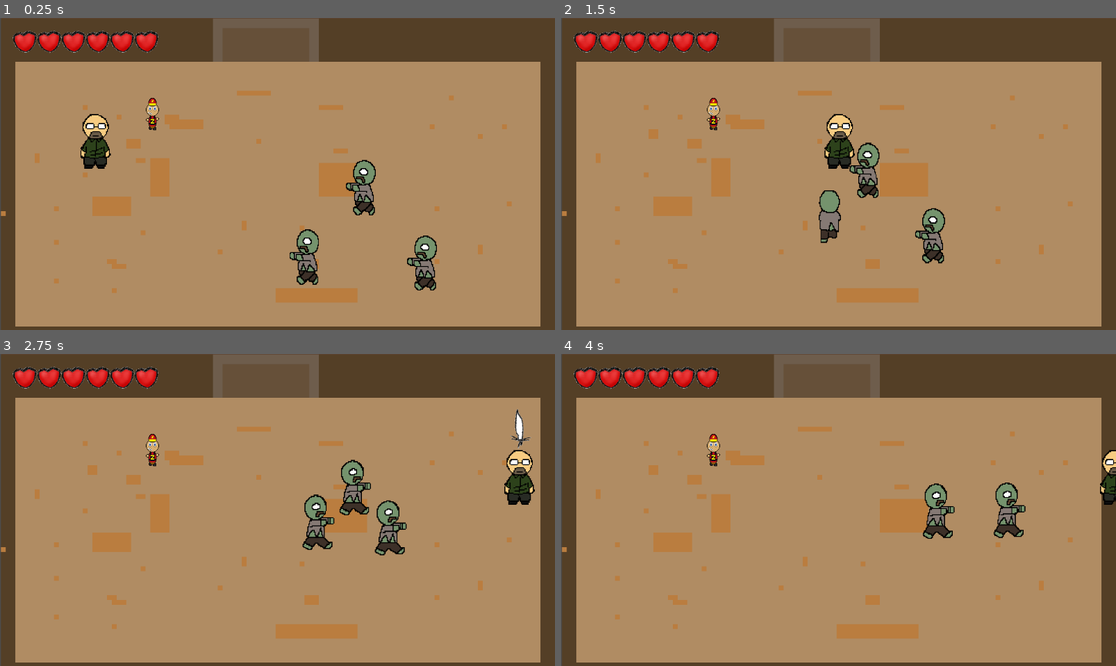
Above: before the commit, frames 1-4 (two rows, left to right).
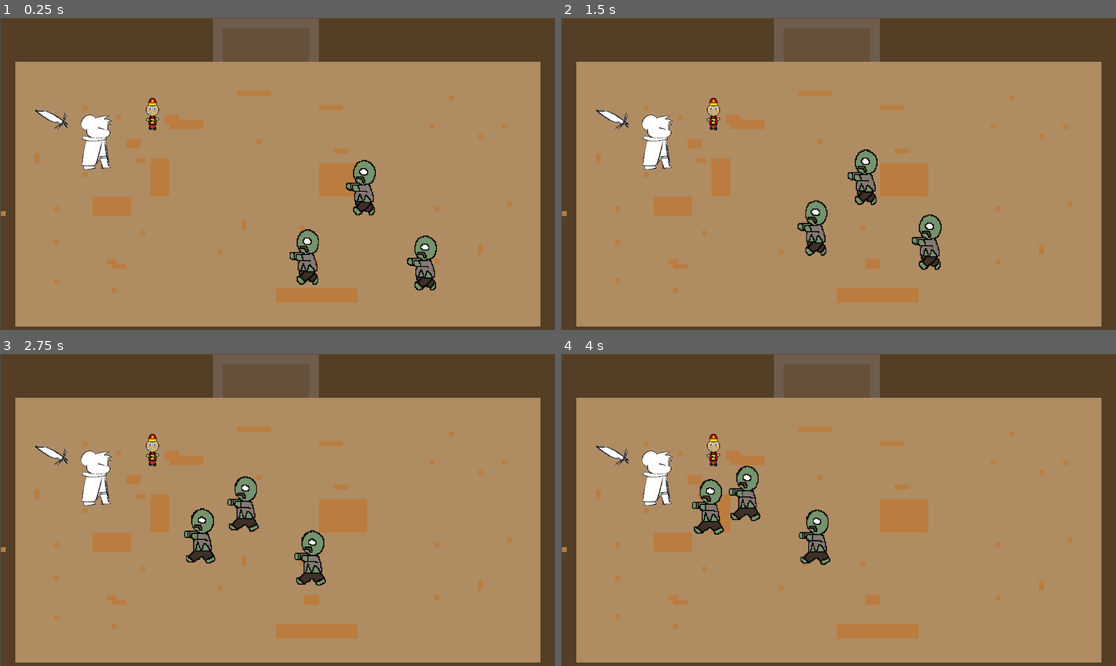
Above: after the commit, the same moments.

Repository: bcorrigall/ratknight
Game: Godot game, scene res://main.tscn
Same seed, same stepped clock (60 frames per second), same inputs: the game is played once before the commit and once after it. The engine's default icon, where the game draws it, is replaced by a stand-in: a white triangle on a blue panel in a dark square.
Inputs (mouse positions are in pixels of both pictures, inside the frame that each line leads up to):
- Up to frame 1 (0.25 s): no input
- Up to frame 2 (1.5 s): move the mouse to (960, 158) at 0.52 s; hold Right (move_right) 0.53-1.28 s; hold Shift (dash) 0.53-1.28 s; move the mouse to (727, 189) at 1.27 s; hold S (move_down) from 1.28 s (still down); tap J (attack_light) at 1.35 s
- Up to frame 3 (2.75 s): tap Shift (dash) at 1.55, 2.3 s; move the mouse to (333, 441) at 2.02 s; release S (move_down) at 2.03 s; hold Right (move_right) from 2.03 s (still down); hold K (attack_spin) from 2.03 s (still down)
- Up to frame 4 (4 s): move the mouse to (810, 572) at 2.77 s; release Right (move_right) at 2.78 s; release K (attack_spin) at 2.78 s; hold Up (move_up) 2.78-3.53 s; tap Shift (dash) at 2.85, 3.8 s; move the mouse to (1005, 556) at 3.52 s; press the mouse at (1005, 556) at 3.53 s; hold A (move_left) from 3.53 s (still down)

The runs differ from the first frame. In frame 1, 2.3% of the frame differs, in the area x 2-29%, y 4-49%; in frame 2, 5.4%; in frame 3, 6.9%, in the area x 2-97%, y 4-75%; in frame 4, 5.9%.
Error before the commit: Attempt to call function 'start' in base 'null instance' on a null instance. (res://playerMovement.gd:51)
Error after the commit: Parse Error: Variable "dash_cooldown" has the same name as a previously declared variable. (res://playerMovement.gd:28)

Commit message:
Revert "trap update 2"
This reverts commit 1a56a74b1ff2176014f9fe213e37bd1d3a887e71.

Diff:
--- a/playerMovement.gd
+++ b/playerMovement.gd
@@ -7,7 +7,10 @@
 @onready var weapon= $Weapon
 
 var health = 120
+var dash_timed_out
+var dash_cooldown =  0.5
 var trap_slowdown = 1
+var dash_speed = 900
 
 var knockback_pos= Vector2.ZERO
 var can_control = true
@@ -170,10 +173,12 @@
 
 		print("hit")
 		get_parent().hud.get_node("HeartContainer").updateHearts(health)
+		var direction = (body.global_position - global_position).normalized() * 100
+		position = global_position - direction
 		$Invinciblilty.start(invincibility_time)
 		invincible = true
 
-	elif (body.name.find("trap") and invincible == false and in_dash == false):
+	elif (body.name.find("trap")):
 		health -= body.damage
 		speed = 100
 		$Timer.start(trap_slowdown)
--- a/the_rat.tscn
+++ b/the_rat.tscn
@@ -1,73 +1,391 @@
-[gd_scene load_steps=23 format=3 uid="uid://ct7akgrsmoosc"]
+[gd_scene load_steps=89 format=3 uid="uid://ct7akgrsmoosc"]
 
 [ext_resource type="Script" path="res://playerMovement.gd" id="1_8mm2x"]
-[ext_resource type="Texture2D" uid="uid://d1c7cuou8b4im" path="res://assets/test/mainCharacter/back/back1.png" id="1_a6k5y"]
-[ext_resource type="Texture2D" uid="uid://03sq0dp06qob" path="res://assets/test/mainCharacter/back/back2.png" id="2_2ql7o"]
-[ext_resource type="Texture2D" uid="uid://0353hti0s82t" path="res://assets/test/mainCharacter/back/back3.png" id="3_l7yk0"]
-[ext_resource type="Texture2D" uid="uid://b4d2g33dtrirw" path="res://assets/test/mainCharacter/front/front1.png" id="4_x3y8r"]
-[ext_resource type="Texture2D" uid="uid://cuqkbotp5dsvh" path="res://assets/test/mainCharacter/front/front2.png" id="5_iwjf3"]
-[ext_resource type="Texture2D" uid="uid://cpti310mq77kt" path="res://assets/test/mainCharacter/front/front3.png" id="6_frlox"]
-[ext_resource type="Texture2D" uid="uid://bfo7aktf4jddi" path="res://assets/test/mainCharacter/right/right1.png" id="7_s4uar"]
-[ext_resource type="Texture2D" uid="uid://bg2cpp7ij8jva" path="res://assets/test/mainCharacter/right/right2.png" id="8_elamt"]
-[ext_resource type="Texture2D" uid="uid://cuwi3q0x2i4ht" path="res://assets/test/mainCharacter/right/right3.png" id="9_7q0vq"]
-[ext_resource type="Texture2D" uid="uid://dwt4fukvwf6og" path="res://assets/test/mainCharacter/right/right4.png" id="10_qof45"]
-[ext_resource type="Texture2D" uid="uid://cdxvgly4asu1i" path="res://assets/test/mainCharacter/right/right5.png" id="11_i1m4i"]
+[ext_resource type="Texture2D" uid="uid://btsxflqogrgjs" path="res://assets/theRat/Attack_back/1.png" id="2_ttg8v"]
+[ext_resource type="Texture2D" uid="uid://cmko4i6yc75ud" path="res://assets/theRat/Attack_back/2.png" id="3_fm5bq"]
+[ext_resource type="Texture2D" uid="uid://byr2fvot2kx1o" path="res://assets/theRat/Attack_back/3.png" id="4_dmkae"]
+[ext_resource type="Texture2D" uid="uid://dpwqb0aq7bqy" path="res://assets/theRat/Attack_back/4.png" id="5_8ycfu"]
+[ext_resource type="Texture2D" uid="uid://cl38xjtugt70g" path="res://assets/theRat/Attack_back/5.png" id="6_sw805"]
+[ext_resource type="Texture2D" uid="uid://dglq1f2qa6s3k" path="res://assets/theRat/Attack_back/6.png" id="7_lpswj"]
+[ext_resource type="Texture2D" uid="uid://c7p83ptugw4py" path="res://assets/theRat/Attack_back/7.png" id="8_2kh3y"]
+[ext_resource type="Texture2D" uid="uid://btgd6k1xlp6ra" path="res://assets/theRat/Attack_front/1.png" id="9_nk8p3"]
+[ext_resource type="Texture2D" uid="uid://hm271ewbgfsy" path="res://assets/theRat/Attack_front/2.png" id="10_h0bv6"]
+[ext_resource type="Texture2D" uid="uid://bigeexuk6fkn5" path="res://assets/theRat/Attack_front/3.png" id="11_dkj5f"]
+[ext_resource type="Texture2D" uid="uid://dh1oexbxow5en" path="res://assets/theRat/Attack_front/4.png" id="12_8k6uw"]
 [ext_resource type="PackedScene" uid="uid://bsnf7mnfrii3c" path="res://weapon.tscn" id="13_5ikvp"]
-
-[sub_resource type="SpriteFrames" id="SpriteFrames_63iob"]
-animations = [{
-"frames": [{
-"duration": 1.0,
-"texture": ExtResource("1_a6k5y")
-}, {
-"duration": 1.0,
-"texture": ExtResource("2_2ql7o")
-}, {
-"duration": 1.0,
-"texture": ExtResource("3_l7yk0")
-}],
-"loop": true,
-"name": &"back",
-"speed": 5.0
-}, {
-"frames": [{
-"duration": 1.0,
-"texture": ExtResource("4_x3y8r")
-}, {
-"duration": 1.0,
-"texture": ExtResource("5_iwjf3")
-}, {
-"duration": 1.0,
-"texture": ExtResource("6_frlox")
-}],
-"loop": true,
-"name": &"front",
-"speed": 5.0
-}, {
-"frames": [{
-"duration": 1.0,
-"texture": ExtResource("7_s4uar")
-}, {
-"duration": 1.0,
-"texture": ExtResource("8_elamt")
-}, {
-"duration": 1.0,
-"texture": ExtResource("9_7q0vq")
-}, {
-"duration": 1.0,
-"texture": ExtResource("10_qof45")
-}, {
-"duration": 1.0,
-"texture": ExtResource("11_i1m4i")
-}],
-"loop": true,
-"name": &"right",
-"speed": 5.0
-}]
+[ext_resource type="Texture2D" uid="uid://dsy5wb7b7jem6" path="res://assets/theRat/Attack_front/5.png" id="13_wltrs"]
+[ext_resource type="Texture2D" uid="uid://bi6pa2s8hvhyg" path="res://assets/theRat/Attack_front/6.png" id="14_1i5yj"]
+[ext_resource type="Texture2D" uid="uid://dyd5opsgpjsfc" path="res://assets/theRat/Attack_front/7.png" id="15_7f42b"]
+[ext_resource type="Texture2D" uid="uid://d624dbiyq3q6" path="res://assets/theRat/Attack_side/1.png" id="16_cxykj"]
+[ext_resource type="Texture2D" uid="uid://dnn0vmw64w2e0" path="res://assets/theRat/Attack_side/2.png" id="17_cpx4x"]
+[ext_resource type="Texture2D" uid="uid://bbvgw4tj7qiaa" path="res://assets/theRat/Attack_side/3.png" id="18_faaxx"]
+[ext_resource type="Texture2D" uid="uid://cepayxeh2frtq" path="res://assets/theRat/Attack_side/4.png" id="19_r385g"]
+[ext_resource type="Texture2D" uid="uid://dipydihua6r5g" path="res://assets/theRat/Attack_side/5.png" id="20_qb2yh"]
+[ext_resource type="Texture2D" uid="uid://b7qx31vv3pv1d" path="res://assets/theRat/Attack_side/6.png" id="21_engkn"]
+[ext_resource type="Texture2D" uid="uid://7s31a3l2b4r1" path="res://assets/theRat/Attack_side/7.png" id="22_vbexx"]
+[ext_resource type="Texture2D" uid="uid://bnt0fec07n0me" path="res://assets/theRat/Attack_side/8.png" id="23_6pmo4"]
+[ext_resource type="Texture2D" uid="uid://bva0kpxbvjl8q" path="res://assets/theRat/Dash_back/1.png" id="24_jhiuo"]
+[ext_resource type="Texture2D" uid="uid://dfu4b8746io15" path="res://assets/theRat/Dash_back/2.png" id="25_wv4fg"]
+[ext_resource type="Texture2D" uid="uid://5drkglydmdma" path="res://assets/theRat/Dash_back/3.png" id="26_rxrvi"]
+[ext_resource type="Texture2D" uid="uid://b7vy0kr2xcqvp" path="res://assets/theRat/Dash_back/4.png" id="27_c4rls"]
+[ext_resource type="Texture2D" uid="uid://cfdpg5cq1cvq0" path="res://assets/theRat/Dash_back/5.png" id="28_ddvog"]
+[ext_resource type="Texture2D" uid="uid://bm1l7sc3gxu5p" path="res://assets/theRat/Dash_back/6.png" id="29_s3ixn"]
+[ext_resource type="Texture2D" uid="uid://dat1np6femli3" path="res://assets/theRat/Dash_back/7.png" id="30_5xngw"]
+[ext_resource type="Texture2D" uid="uid://dghnxwuclvmt3" path="res://assets/theRat/Dash_back/8.png" id="31_u83wv"]
+[ext_resource type="Texture2D" uid="uid://d2msxvjhbxavm" path="res://assets/theRat/Dash_front/1.png" id="32_1lln7"]
+[ext_resource type="Texture2D" uid="uid://d13kjf2vn5p20" path="res://assets/theRat/Dash_front/2.png" id="33_qy3hy"]
+[ext_resource type="Texture2D" uid="uid://cggfa4wneg0cg" path="res://assets/theRat/Dash_front/3.png" id="34_4dedm"]
+[ext_resource type="Texture2D" uid="uid://y6rmj0xefim" path="res://assets/theRat/Dash_front/4.png" id="35_udksq"]
+[ext_resource type="Texture2D" uid="uid://c0830n7cvbpo4" path="res://assets/theRat/Dash_front/5.png" id="36_n602j"]
+[ext_resource type="Texture2D" uid="uid://bkkvdvi4wxra4" path="res://assets/theRat/Dash_front/6.png" id="37_lt2a7"]
+[ext_resource type="Texture2D" uid="uid://dbqgrb6oy6gpi" path="res://assets/theRat/Dash_front/7.png" id="38_jl5vx"]
+[ext_resource type="Texture2D" uid="uid://dwuvujhguiif2" path="res://assets/theRat/Dash_side/1.png" id="39_kpy4v"]
+[ext_resource type="Texture2D" uid="uid://x6twc51hwj0n" path="res://assets/theRat/Dash_side/2.png" id="40_rgsua"]
+[ext_resource type="Texture2D" uid="uid://dah4rf6n07co3" path="res://assets/theRat/Dash_side/3.png" id="41_jk35m"]
+[ext_resource type="Texture2D" uid="uid://cu1vtgtgvxpun" path="res://assets/theRat/Dash_side/4.png" id="42_e7id5"]
+[ext_resource type="Texture2D" uid="uid://c2qalgdxo80qu" path="res://assets/theRat/Dash_side/5.png" id="43_m5qwd"]
+[ext_resource type="Texture2D" uid="uid://dew1qhucir143" path="res://assets/theRat/Dash_side/6.png" id="44_oxy77"]
+[ext_resource type="Texture2D" uid="uid://btu2jqtjiysf6" path="res://assets/theRat/Dash_side/7.png" id="45_ttnrg"]
+[ext_resource type="Texture2D" uid="uid://beq12x3tbdkxj" path="res://assets/theRat/Dash_side/8.png" id="46_2ek5h"]
+[ext_resource type="Texture2D" uid="uid://dnekou5mlwu87" path="res://assets/theRat/Move_back/1.png" id="47_khrvr"]
+[ext_resource type="Texture2D" uid="uid://bdxmo3l76twvx" path="res://assets/theRat/Move_back/2.png" id="48_hh50k"]
+[ext_resource type="Texture2D" uid="uid://kiyomkp8oe4j" path="res://assets/theRat/Move_back/3.png" id="49_mf75w"]
+[ext_resource type="Texture2D" uid="uid://cgxtubnngley8" path="res://assets/theRat/Move_back/4.png" id="50_7qjwd"]
+[ext_resource type="Texture2D" uid="uid://p4wc40dxbhv6" path="res://assets/theRat/Move_back/5.png" id="51_ivenf"]
+[ext_resource type="Texture2D" uid="uid://d4jbicuwabc05" path="res://assets/theRat/Move_back/6.png" id="52_eqnmu"]
+[ext_resource type="Texture2D" uid="uid://blvd840n3l4sl" path="res://assets/theRat/Move_back/7.png" id="53_vmtin"]
+[ext_resource type="Texture2D" uid="uid://bj3i8u1kewe3o" path="res://assets/theRat/Move_back/8.png" id="54_40eip"]
+[ext_resource type="Texture2D" uid="uid://cer1wpterfo66" path="res://assets/theRat/Move_front/1.png" id="55_qr65y"]
+[ext_resource type="Texture2D" uid="uid://cqwtqj5luuf6y" path="res://assets/theRat/Move_front/2.png" id="56_17w0j"]
+[ext_resource type="Texture2D" uid="uid://b8l25h2nwdb72" path="res://assets/theRat/Move_front/3.png" id="57_4v12n"]
+[ext_resource type="Texture2D" uid="uid://cootg4c2dd3nd" path="res://assets/theRat/Move_front/4.png" id="58_6s2yw"]
+[ext_resource type="Texture2D" uid="uid://b2ufu80kdhhaq" path="res://assets/theRat/Move_front/5.png" id="59_1rtxw"]
+[ext_resource type="Texture2D" uid="uid://cmbsijb71ww4v" path="res://assets/theRat/Move_front/6.png" id="60_ruqte"]
+[ext_resource type="Texture2D" uid="uid://bub4tbjp6ghiq" path="res://assets/theRat/Move_front/7.png" id="61_rdur0"]
+[ext_resource type="Texture2D" uid="uid://2fmadtgexvam" path="res://assets/theRat/Move_front/8.png" id="62_2ycui"]
+[ext_resource type="Texture2D" uid="uid://b4our32avafc" path="res://assets/theRat/Move_side/1.png" id="63_d4dwd"]
+[ext_resource type="Texture2D" uid="uid://b7mtjohvp0rtk" path="res://assets/theRat/Move_side/2.png" id="64_7hop6"]
+[ext_resource type="Texture2D" uid="uid://dvygbdl2od3u5" path="res://assets/theRat/Move_side/3.png" id="65_7b1ww"]
+[ext_resource type="Texture2D" uid="uid://losshjlan213" path="res://assets/theRat/Move_side/4.png" id="66_03gxe"]
+[ext_resource type="Texture2D" uid="uid://cgjtgrliimj0u" path="res://assets/theRat/Move_side/5.png" id="67_w7s3t"]
+[ext_resource type="Texture2D" uid="uid://cnbk12qetnjy6" path="res://assets/theRat/Move_side/6.png" id="68_ieiiu"]
+[ext_resource type="Texture2D" uid="uid://b4oedun0wdj4y" path="res://assets/theRat/Move_side/7.png" id="69_mxugu"]
+[ext_resource type="Texture2D" uid="uid://buq8h2k7ec1mb" path="res://assets/theRat/Move_side/8.png" id="70_n5lc6"]
+[ext_resource type="Texture2D" uid="uid://jy7t741xot67" path="res://assets/theRat/Move_side/9.png" id="71_ixey6"]
+[ext_resource type="Texture2D" uid="uid://defvc1d3620n3" path="res://assets/theRat/Move_side/10.png" id="72_mtkcb"]
+[ext_resource type="Texture2D" uid="uid://brid87lisdi0q" path="res://assets/theRat/Move_side/11.png" id="73_olf0d"]
+[ext_resource type="Texture2D" uid="uid://b66ry6ditmb65" path="res://assets/theRat/Move_side/12.png" id="74_fhfcm"]
+[ext_resource type="Texture2D" uid="uid://dufvfhgbhkobd" path="res://assets/theRat/Move_side/13.png" id="75_dvhfp"]
+[ext_resource type="Texture2D" uid="uid://bbwf02pl0ug6c" path="res://assets/theRat/Move_side/14.png" id="76_o3rcm"]
+[ext_resource type="Texture2D" uid="uid://b776f251fdwcl" path="res://assets/theRat/Move_side/15.png" id="77_1ldn8"]
+[ext_resource type="Texture2D" uid="uid://dv5mlau8alj32" path="res://assets/theRat/Move_side/16.png" id="78_r2lx0"]
 
 [sub_resource type="CapsuleShape2D" id="CapsuleShape2D_vciue"]
 radius = 133.333
 height = 600.0
+
+[sub_resource type="SpriteFrames" id="SpriteFrames_63iob"]
+animations = [{
+"frames": [{
+"duration": 1.0,
+"texture": ExtResource("2_ttg8v")
+}, {
+"duration": 1.0,
+"texture": ExtResource("3_fm5bq")
+}, {
+"duration": 1.0,
+"texture": ExtResource("4_dmkae")
+}, {
+"duration": 1.0,
+"texture": ExtResource("5_8ycfu")
+}, {
+"duration": 1.0,
+"texture": ExtResource("6_sw805")
+}, {
+"duration": 1.0,
+"texture": ExtResource("7_lpswj")
+}, {
+"duration": 1.0,
+"texture": ExtResource("8_2kh3y")
+}],
+"loop": true,
+"name": &"attack_back",
+"speed": 12.0
+}, {
+"frames": [{
+"duration": 1.0,
+"texture": ExtResource("9_nk8p3")
+}, {
+"duration": 1.0,
+"texture": ExtResource("10_h0bv6")
+}, {
+"duration": 1.0,
+"texture": ExtResource("11_dkj5f")
+}, {
+"duration": 1.0,
+"texture": ExtResource("12_8k6uw")
+}, {
+"duration": 1.0,
+"texture": ExtResource("13_wltrs")
+}, {
+"duration": 1.0,
+"texture": ExtResource("14_1i5yj")
+}, {
+"duration": 1.0,
+"texture": ExtResource("15_7f42b")
+}],
+"loop": true,
+"name": &"attack_front",
+"speed": 12.0
+}, {
+"frames": [{
+"duration": 1.0,
+"texture": ExtResource("16_cxykj")
+}, {
+"duration": 1.0,
+"texture": ExtResource("17_cpx4x")
+}, {
+"duration": 1.0,
+"texture": ExtResource("18_faaxx")
+}, {
+"duration": 1.0,
+"texture": ExtResource("19_r385g")
+}, {
+"duration": 1.0,
+"texture": ExtResource("20_qb2yh")
+}, {
+"duration": 1.0,
+"texture": ExtResource("21_engkn")
+}, {
+"duration": 1.0,
+"texture": ExtResource("22_vbexx")
+}, {
+"duration": 1.0,
+"texture": ExtResource("23_6pmo4")
+}],
+"loop": true,
+"name": &"attack_side",
+"speed": 12.0
+}, {
+"frames": [{
+"duration": 1.0,
+"texture": ExtResource("24_jhiuo")
+}, {
+"duration": 1.0,
+"texture": ExtResource("25_wv4fg")
+}, {
+"duration": 1.0,
+"texture": ExtResource("26_rxrvi")
+}, {
+"duration": 1.0,
+"texture": ExtResource("27_c4rls")
+}, {
+"duration": 1.0,
+"texture": ExtResource("28_ddvog")
+}, {
+"duration": 1.0,
+"texture": ExtResource("29_s3ixn")
+}, {
+"duration": 1.0,
+"texture": ExtResource("30_5xngw")
+}, {
+"duration": 1.0,
+"texture": ExtResource("31_u83wv")
+}],
+"loop": true,
+"name": &"dash_back",
+"speed": 10.0
+}, {
+"frames": [{
+"duration": 1.0,
+"texture": ExtResource("32_1lln7")
+}, {
+"duration": 1.0,
+"texture": ExtResource("33_qy3hy")
+}, {
+"duration": 1.0,
+"texture": ExtResource("34_4dedm")
+}, {
+"duration": 1.0,
+"texture": ExtResource("35_udksq")
+}, {
+"duration": 1.0,
+"texture": ExtResource("36_n602j")
+}, {
+"duration": 1.0,
+"texture": ExtResource("37_lt2a7")
+}, {
+"duration": 1.0,
+"texture": ExtResource("38_jl5vx")
+}],
+"loop": true,
+"name": &"dash_front",
+"speed": 10.0
+}, {
+"frames": [{
+"duration": 1.0,
+"texture": ExtResource("39_kpy4v")
+}, {
+"duration": 1.0,
+"texture": ExtResource("40_rgsua")
+}, {
+"duration": 1.0,
+"texture": ExtResource("41_jk35m")
+}, {
+"duration": 1.0,
+"texture": ExtResource("42_e7id5")
+}, {
+"duration": 1.0,
+"texture": ExtResource("43_m5qwd")
+}, {
+"duration": 1.0,
+"texture": ExtResource("44_oxy77")
+}, {
+"duration": 1.0,
+"texture": ExtResource("45_ttnrg")
+}, {
+"duration": 1.0,
+"texture": ExtResource("46_2ek5h")
+}],
+"loop": true,
+"name": &"dash_side",
+"speed": 10.0
+}, {
+"frames": [{
+"duration": 1.0,
+"texture": ExtResource("24_jhiuo")
+}],
+"loop": true,
+"name": &"idle_back",
+"speed": 5.0
+}, {
+"frames": [{
+"duration": 1.0,
+"texture": ExtResource("32_1lln7")
+}],
+"loop": true,
+"name": &"idle_front",
+"speed": 5.0
+}, {
+"frames": [{
+"duration": 1.0,
+"texture": ExtResource("39_kpy4v")
+}],
+"loop": true,
+"name": &"idle_side",
+"speed": 5.0
+}, {
+"frames": [{
+"duration": 1.0,
+"texture": ExtResource("47_khrvr")
+}, {
+"duration": 1.0,
+"texture": ExtResource("48_hh50k")
+}, {
+"duration": 1.0,
+"texture": ExtResource("49_mf75w")
+}, {
+"duration": 1.0,
+"texture": ExtResource("50_7qjwd")
+}, {
+"duration": 1.0,
+"texture": ExtResource("51_ivenf")
+}, {
+"duration": 1.0,
+"texture": ExtResource("52_eqnmu")
+}, {
+"duration": 1.0,
+"texture": ExtResource("53_vmtin")
+}, {
+"duration": 1.0,
+"texture": ExtResource("54_40eip")
+}],
+"loop": true,
+"name": &"move_back",
+"speed": 10.0
+}, {
+"frames": [{
+"duration": 1.0,
+"texture": ExtResource("55_qr65y")
+}, {
+"duration": 1.0,
+"texture": ExtResource("56_17w0j")
+}, {
+"duration": 1.0,
+"texture": ExtResource("57_4v12n")
+}, {
+"duration": 1.0,
+"texture": ExtResource("58_6s2yw")
+}, {
+"duration": 1.0,
+"texture": ExtResource("59_1rtxw")
+}, {
+"duration": 1.0,
+"texture": ExtResource("60_ruqte")
+}, {
+"duration": 1.0,
+"texture": ExtResource("61_rdur0")
+}, {
+"duration": 1.0,
+"texture": ExtResource("62_2ycui")
+}],
+"loop": true,
+"name": &"move_front",
+"speed": 10.0
+}, {
+"frames": [{
+"duration": 1.0,
+"texture": ExtResource("63_d4dwd")
+}, {
+"duration": 1.0,
+"texture": ExtResource("64_7hop6")
+}, {
+"duration": 1.0,
+"texture": ExtResource("65_7b1ww")
+}, {
+"duration": 1.0,
+"texture": ExtResource("66_03gxe")
+}, {
+"duration": 1.0,
+"texture": ExtResource("67_w7s3t")
+}, {
+"duration": 1.0,
+"texture": ExtResource("68_ieiiu")
+}, {
+"duration": 1.0,
+"texture": ExtResource("69_mxugu")
+}, {
+"duration": 1.0,
+"texture": ExtResource("70_n5lc6")
+}, {
+"duration": 1.0,
+"texture": ExtResource("71_ixey6")
+}, {
+"duration": 1.0,
+"texture": ExtResource("72_mtkcb")
+}, {
+"duration": 1.0,
+"texture": ExtResource("73_olf0d")
+}, {
+"duration": 1.0,
+"texture": ExtResource("74_fhfcm")
+}, {
+"duration": 1.0,
+"texture": ExtResource("75_dvhfp")
+}, {
+"duration": 1.0,
+"texture": ExtResource("76_o3rcm")
+}, {
+"duration": 1.0,
+"texture": ExtResource("77_1ldn8")
+}, {
+"duration": 1.0,
+"texture": ExtResource("78_r2lx0")
+}],
+"loop": true,
+"name": &"move_side",
+"speed": 14.0
+}]
 
 [sub_resource type="Animation" id="Animation_as68c"]
 length = 0.2
@@ -249,17 +567,18 @@
 [node name="theRat" type="Node2D"]
 script = ExtResource("1_8mm2x")
 
-[node name="playerMovement" type="CharacterBody2D" parent="."]
+[node name="theRatArea2D" type="Area2D" parent="."]
+scale = Vector2(0.15, 0.15)
+
+[node name="CollisionShape2D" type="CollisionShape2D" parent="theRatArea2D"]
+shape = SubResource("CapsuleShape2D_vciue")
 
 [node name="playerSprites" type="AnimatedSprite2D" parent="."]
 scale = Vector2(0.15, 0.15)
 sprite_frames = SubResource("SpriteFrames_63iob")
-animation = &"right"
-
-[node name="Area2D" type="Area2D" parent="playerSprites"]
-
-[node name="CollisionShape2D" type="CollisionShape2D" parent="playerSprites/Area2D"]
-shape = SubResource("CapsuleShape2D_vciue")
+animation = &"attack_side"
+
+[node name="playerMovement" type="CharacterBody2D" parent="."]
 
 [node name="Weapon" parent="." instance=ExtResource("13_5ikvp")]
 position = Vector2(-36, -21)
@@ -269,14 +588,23 @@
 position = Vector2(0.5, 0.866028)
 scale = Vector2(7, 7)
 
-[node name="Timer" type="Timer" parent="."]
-
 [node name="AnimationPlayer" type="AnimationPlayer" parent="."]
 libraries = {
 "": SubResource("AnimationLibrary_07om8")
 }
 
-[connection signal="body_entered" from="playerSprites/Area2D" to="." method="_on_area_2d_body_entered"]
-[connection signal="timeout" from="Timer" to="." method="_on_timer_timeout"]
+[node name="Dash" type="Timer" parent="."]
+
+[node name="Invinciblilty" type="Timer" parent="."]
+
+[node name="DashTimeout" type="Timer" parent="."]
+
+[node name="AttackTimeout" type="Timer" parent="."]
+
+[connection signal="body_entered" from="theRatArea2D" to="." method="_on_area_2d_body_entered"]
+[connection signal="timeout" from="Dash" to="." method="_on_dash_timeout"]
+[connection signal="timeout" from="Invinciblilty" to="." method="_on_invinciblilty_timeout"]
+[connection signal="timeout" from="DashTimeout" to="." method="_on_dash_timeout_timeout"]
+[connection signal="timeout" from="AttackTimeout" to="." method="_on_attack_timeout_timeout"]
 
 [editable path="Weapon"]
